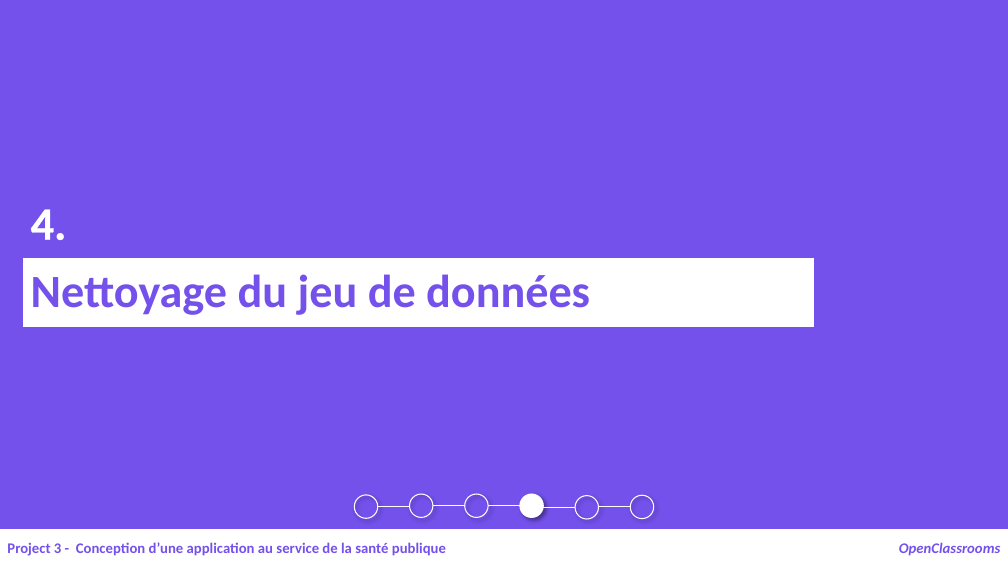
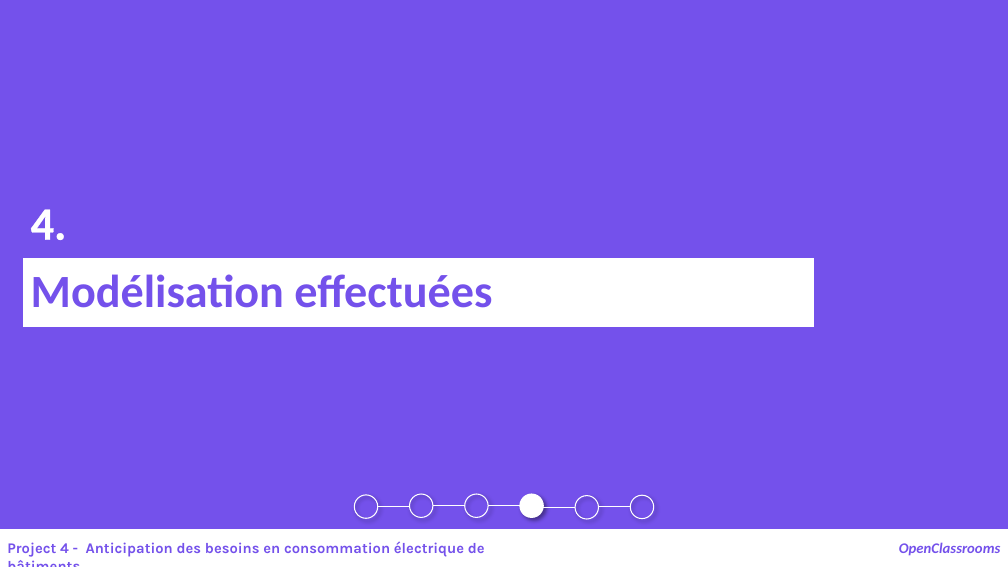
Before and after one commit to samirhinojosa/OC-P4-consumption-needs-of-buildings, a slide deck: slide 18 of supports/P4_presentation v1.pptx (slide 13 before the commit). Drawn at 1008x567 pixels with LibreOffice and Linux fonts; fonts in the diff are those of the drawing. Boxes give left, top, right and bottom in pixels: in the first picture for what was removed or moved away, otherwise in the second. Text is boxed around its words. In the diff, an @@ line names an element or a change of style, - is before the commit and + after.

```diff
--- a/supports/P4_presentation v1.pptx
+++ b/supports/P4_presentation v1.pptx
@@ text in rectangle at (31,274,492,308): text changed @@
-Nettoyage du jeu de données
+Modélisation effectuées
@@ text at (7,541,485,557): text changed; font Calibri to Karla @@
-Project 3 - Conception d’une application au service de la santé publique
+Project 4 - Anticipation des besoins en consommation électrique de bâtiments
```
Also in this commit, not shown: 6 other slides changed, 15 slides added, 1 slide removed, 55 other files.
